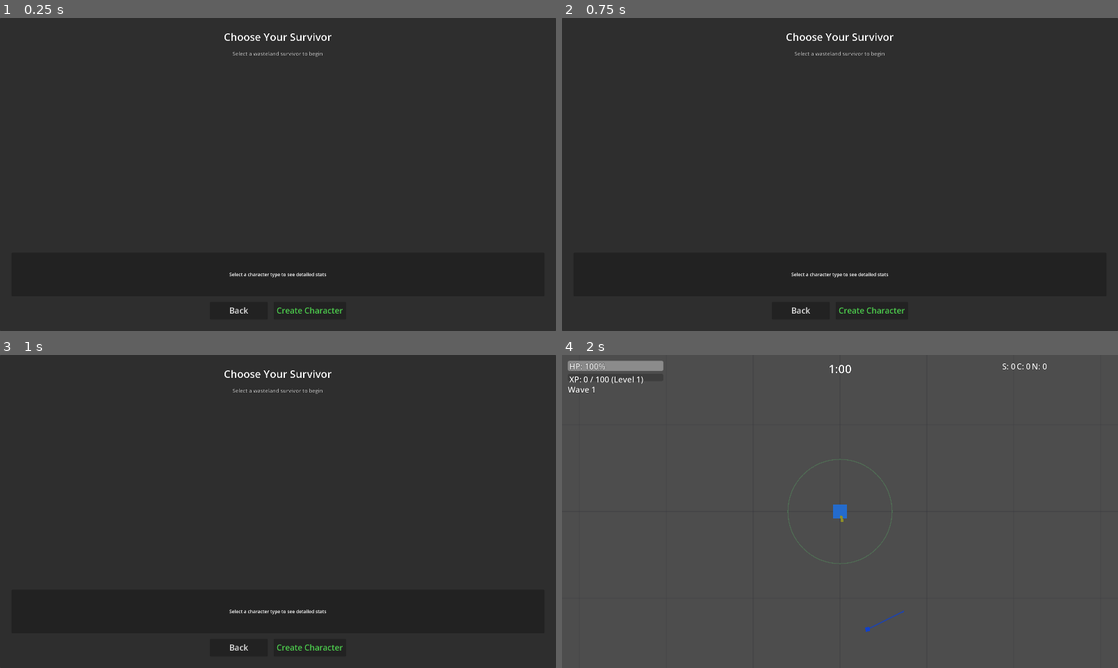
Above: before the commit, frames 1-4 (two rows, left to right).
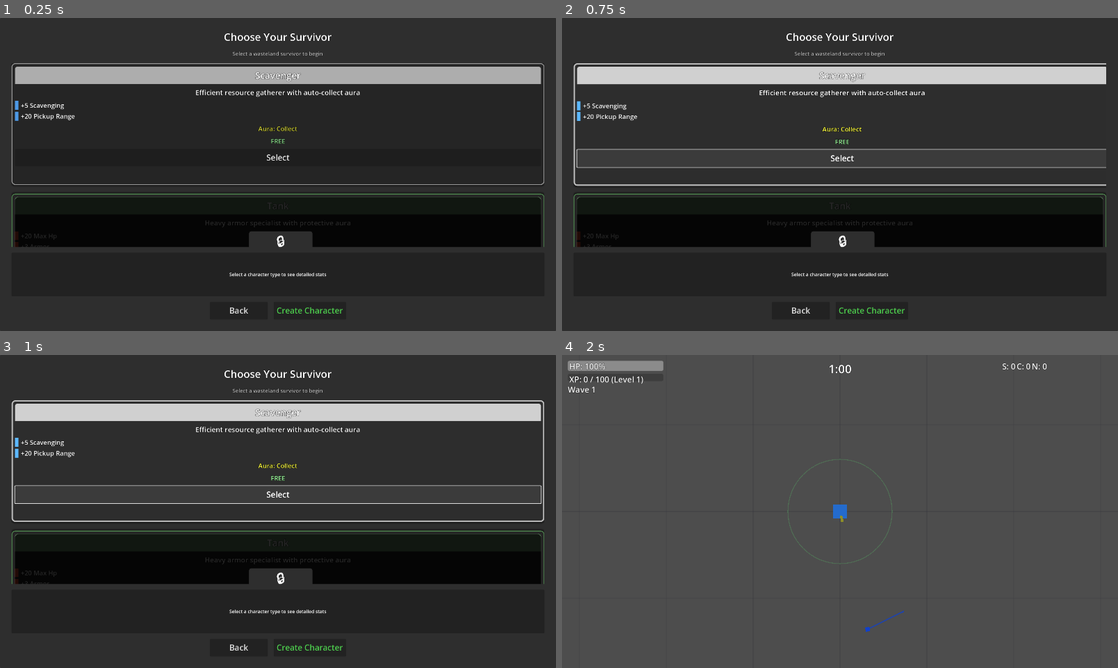
Above: after the commit, the same moments.

Repository: alanjayspector/scrap-survivor-godot
Game: Godot game, scene res://scenes/ui/character_selection.tscn
The game is run twice, just before and just after one commit, with the same random seed, the same clock (stepped at 60 frames per second) and the same inputs.
Inputs (mouse positions are in pixels of both pictures, inside the frame that each line leads up to):
- Up to frame 1 (0.25 s): no input
- Up to frame 2 (0.75 s): click (840, 158) at 0.5 s, where only the run after the commit has a clickable "Select"
- Up to frame 3 (1 s): no input
- Up to frame 4 (2 s): click "Create Character" at 1.25 s

The runs differ from the first frame. In frame 1, 21% of the frame differs, in the area x 2-98%, y 14-74%; in frame 2, 23%; in frame 3, 22%; in frame 4, nothing differs.
Error before the commit: Invalid assignment of property or key 'border_width_all' with value of type 'int' on a base object of type 'StyleBoxFlat'. (res://scripts/ui/character_selectio…

Commit message:
fix(ui): replace invalid border_width_all with individual properties
Critical iOS bug fix for character selection cards not rendering.

Issue:
- StyleBoxFlat doesn't have 'border_width_all' property in Godot 4.x
- Error caused all character cards to fail creation and return null
- Result: Empty character selection screen

Root Cause (iOS log):
```
Invalid assignment of property or key 'border_width_all' with value
of type 'int' on a base object of type 'StyleBoxFlat'
```

Fix:
Replace invalid property with individual border width properties:
- border_width_left = 3
- border_width_top = 3
- border_width_right = 3
- border_width_bottom = 3

Applied to 3 locations:
1. _create_character_card() - initial card styling
2. _highlight_selected_card() - reset to normal (3px)
3. _highlight_selected_card() - selected state (5px)

Testing:
✅ All 496 tests passing
✅ Character cards should now render correctly on iOS

Week 13 Phase 2: Character Selection Mobile Polish

🤖 Generated with [Claude Code](https://claude.com/claude-code)

Co-Authored-By: Claude <noreply@anthropic.com>

Diff:
--- a/scripts/ui/character_selection.gd
+++ b/scripts/ui/character_selection.gd
@@ -81,7 +81,10 @@
 	style_box.corner_radius_top_right = 12
 	style_box.corner_radius_bottom_left = 12
 	style_box.corner_radius_bottom_right = 12
-	style_box.border_width_all = 3
+	style_box.border_width_left = 3
+	style_box.border_width_top = 3
+	style_box.border_width_right = 3
+	style_box.border_width_bottom = 3
 	style_box.border_color = type_def.color  # Character type color border
 	style_box.shadow_size = 8
 	style_box.shadow_color = Color(0, 0, 0, 0.5)
@@ -350,7 +353,10 @@
 			# Reset border width
 			var style = card.get_theme_stylebox("panel")
 			if style and style is StyleBoxFlat:
-				style.border_width_all = 3
+				style.border_width_left = 3
+				style.border_width_top = 3
+				style.border_width_right = 3
+				style.border_width_bottom = 3
 
 	# Highlight selected card with glow effect
 	if character_type_cards.has(character_type):
@@ -362,7 +368,10 @@
 			# Thicker border for selected card
 			var style = card.get_theme_stylebox("panel")
 			if style and style is StyleBoxFlat:
-				style.border_width_all = 5  # Thicker border (3px → 5px)
+				style.border_width_left = 5  # Thicker border (3px → 5px)
+				style.border_width_top = 5
+				style.border_width_right = 5
+				style.border_width_bottom = 5
 
 
 func _on_create_character_pressed() -> void:
